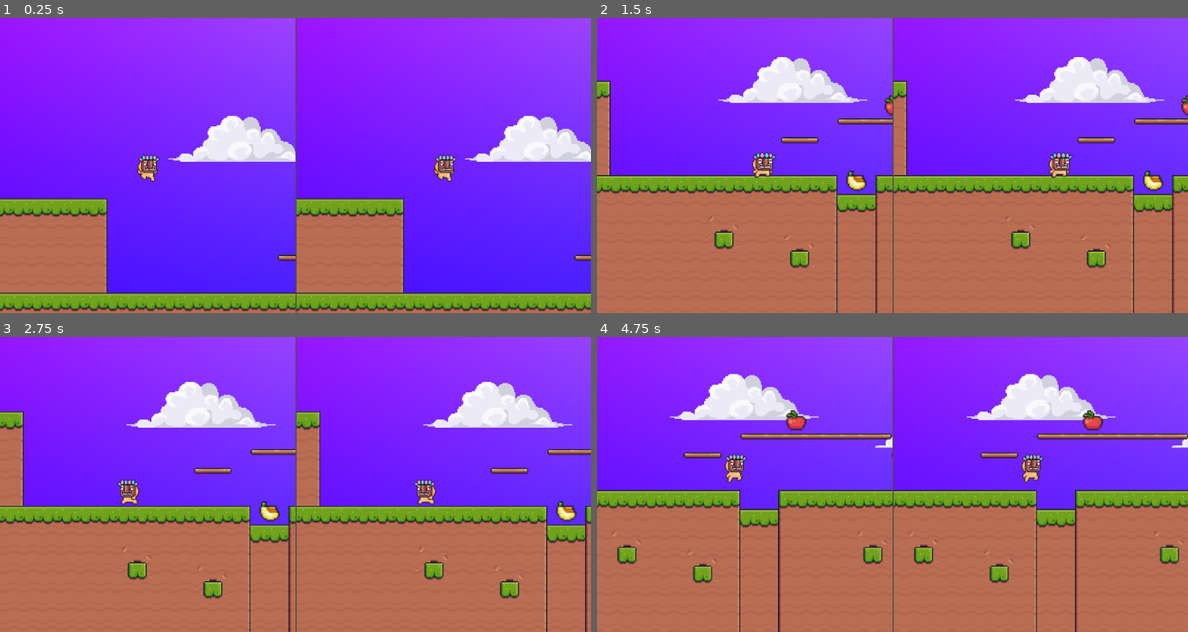
Above: before the commit, frames 1-4 (two rows, left to right).
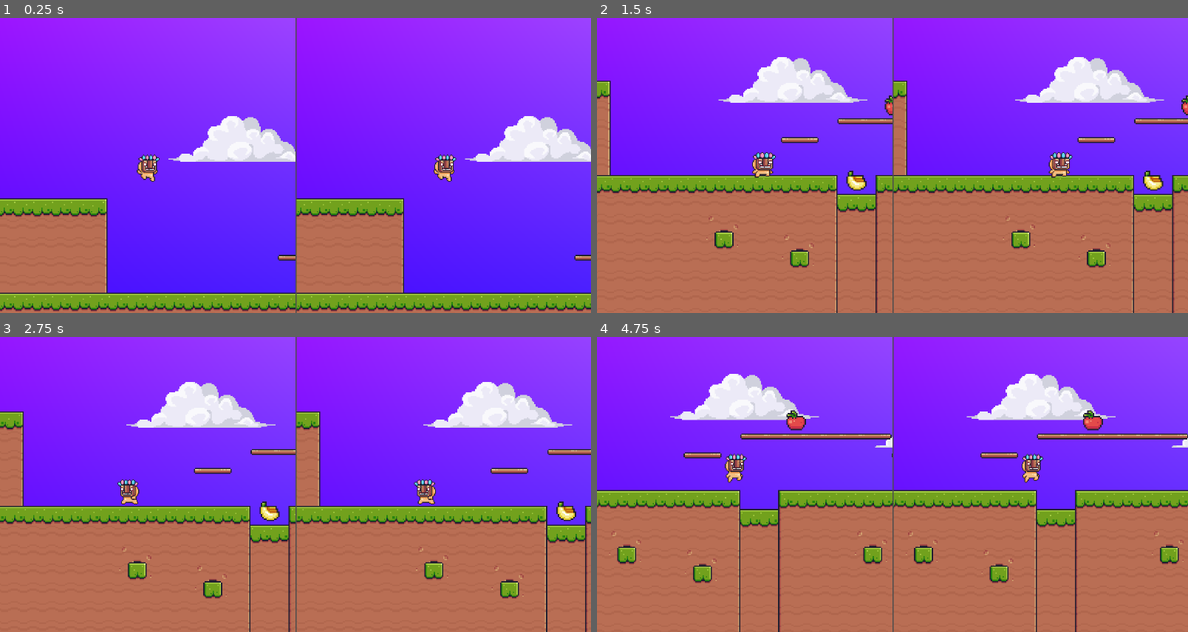
Above: after the commit, the same moments.

Repository: felixmariotto/2d-platformer
Game: Godot game, scene res://game.tscn
Two runs of this game, one before a commit and one after it. Both use one fixed random seed, a clock stepped at 60 frames per second and the inputs below.
Inputs:
- Up to frame 1 (0.25 s): no input
- Up to frame 2 (1.5 s): tap Enter (ui_accept) at 0.5, 0.77 s; hold Right (ui_right) from 0.53 s (still down)
- Up to frame 3 (2.75 s): tap Enter (ui_accept) at 1.52 s; release Right (ui_right) at 2.03 s; hold Left (ui_left) from 2.03 s (still down)
- Up to frame 4 (4.75 s): release Left (ui_left) at 2.78 s; hold Right (ui_right) 2.78-4.28 s; tap Enter (ui_accept) at 3.02, 3.77, 4.52 s; hold Left (ui_left) from 4.28 s (still down)

The runs differ from the first frame. In frame 1, 1.7% of the frame differs, in the area x 0-100%, y 33-99%; in frame 2, 1.7%; in frame 3, 1.4%; in frame 4, 2.1%, in the area x 0-100%, y 12-100%.

Commit message:
fix subviewport texture filter

Diff:
--- a/game.tscn
+++ b/game.tscn
@@ -13,6 +13,7 @@
 
 [node name="SubViewport" type="SubViewport" parent="HBoxContainer/SubViewportContainer"]
 handle_input_locally = false
+canvas_item_default_texture_filter = 0
 size = Vector2i(1000, 1000)
 render_target_update_mode = 4
 
@@ -23,6 +24,7 @@
 
 [node name="SubViewport" type="SubViewport" parent="HBoxContainer/SubViewportContainer2"]
 handle_input_locally = false
+canvas_item_default_texture_filter = 0
 size = Vector2i(1000, 1000)
 render_target_update_mode = 4
 
